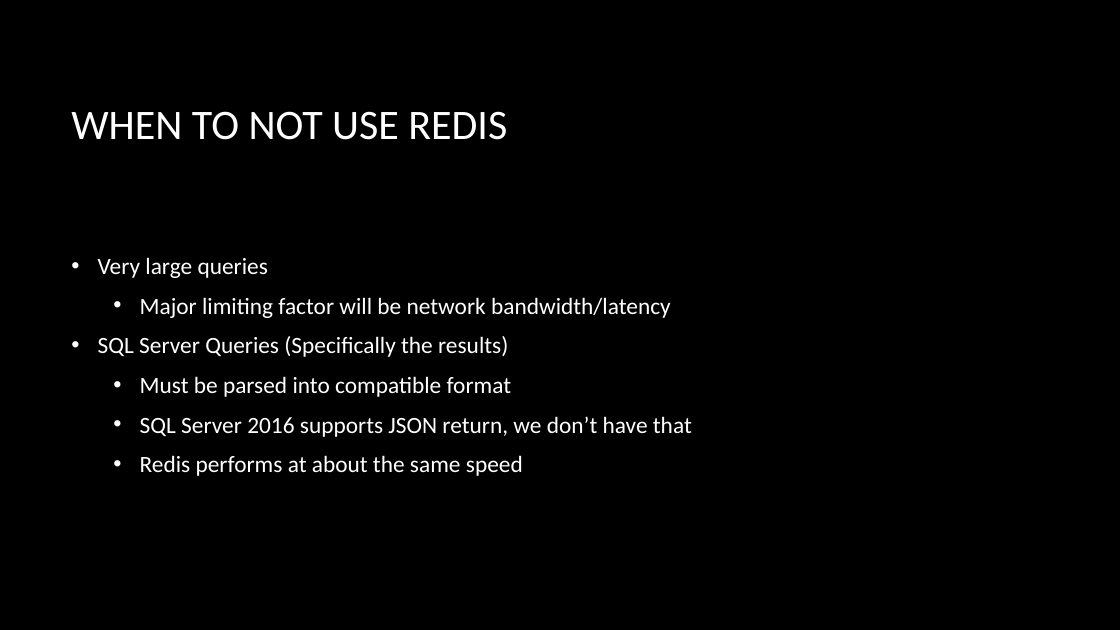
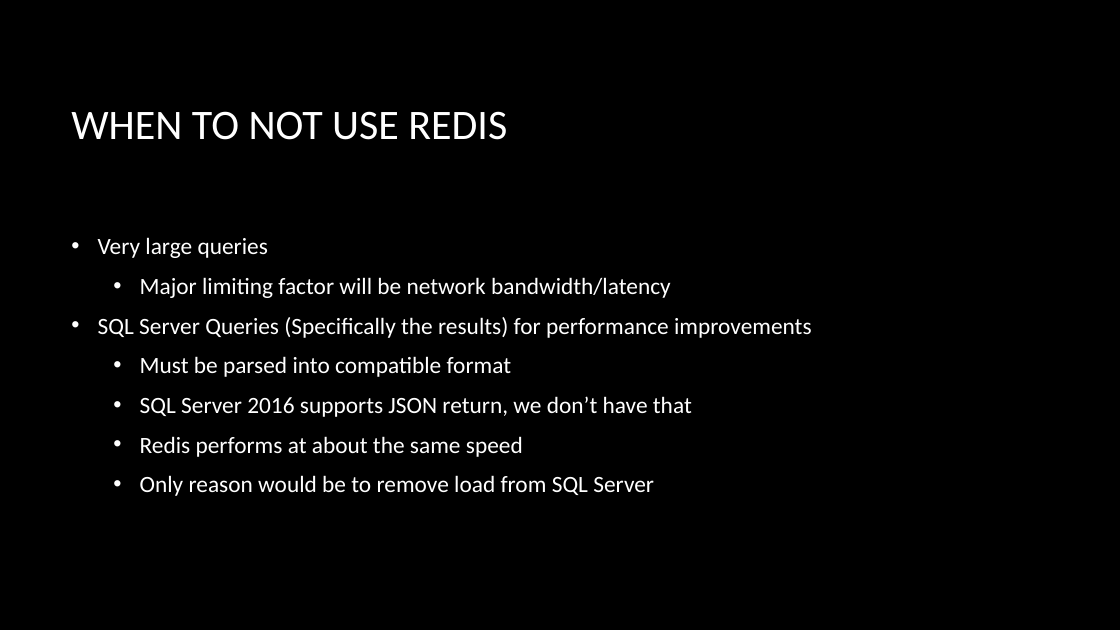
Before and after one commit to zoldham/Redis-Intro, a slide deck: slide 7 of Presenters/Presentation.pptx. Drawn at 1120x630 pixels with LibreOffice and Linux fonts; fonts in the diff are those of the drawing; background and template pictures are left out. Boxes give left, top, right and bottom in pixels: in the first picture for what was removed or moved away, otherwise in the second. Text is boxed around its words. In the diff, an @@ line names an element or a change of style, - is before the commit and + after.

Commit message:
Added clarification on using SQL Server w/ redis

```diff
--- a/Presenters/Presentation.pptx
+++ b/Presenters/Presentation.pptx
@@ text at [98, 317, 812, 338]: text changed @@
-• SQL Server Queries (Specifically the results)
+• SQL Server Queries (Specifically the results) for performance improvements
@@ text at [140, 475, 654, 496]: paragraph added @@
+  • Only reason would be to remove load from SQL Server
```
